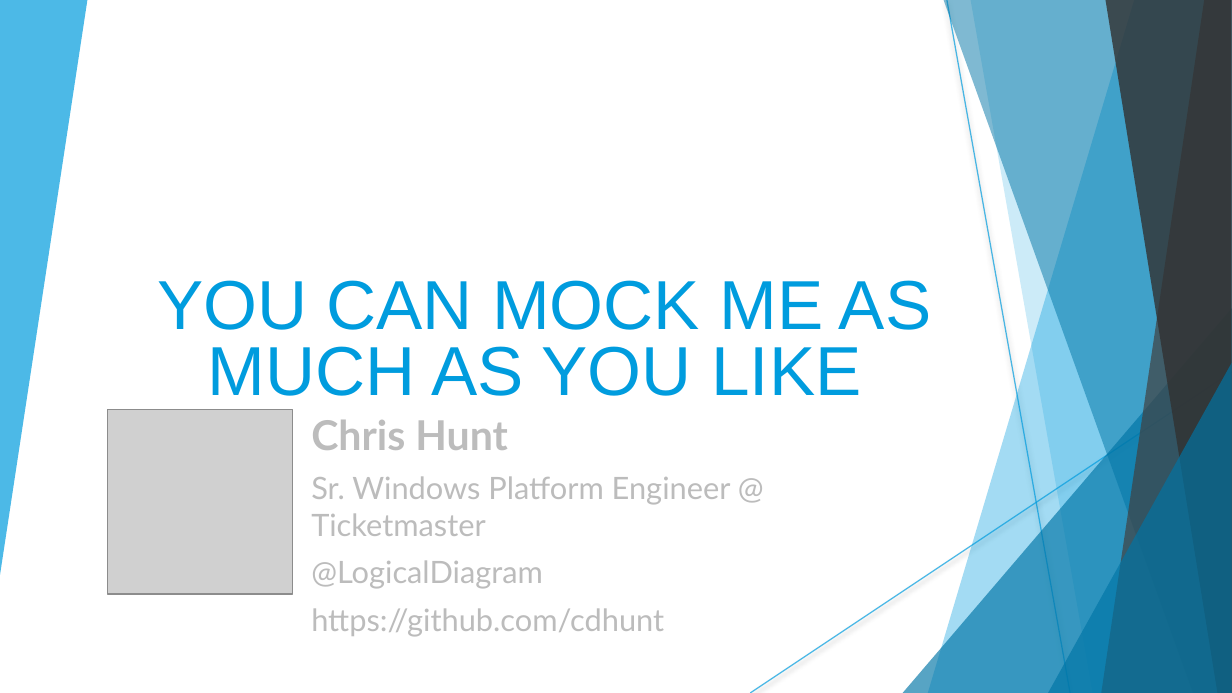
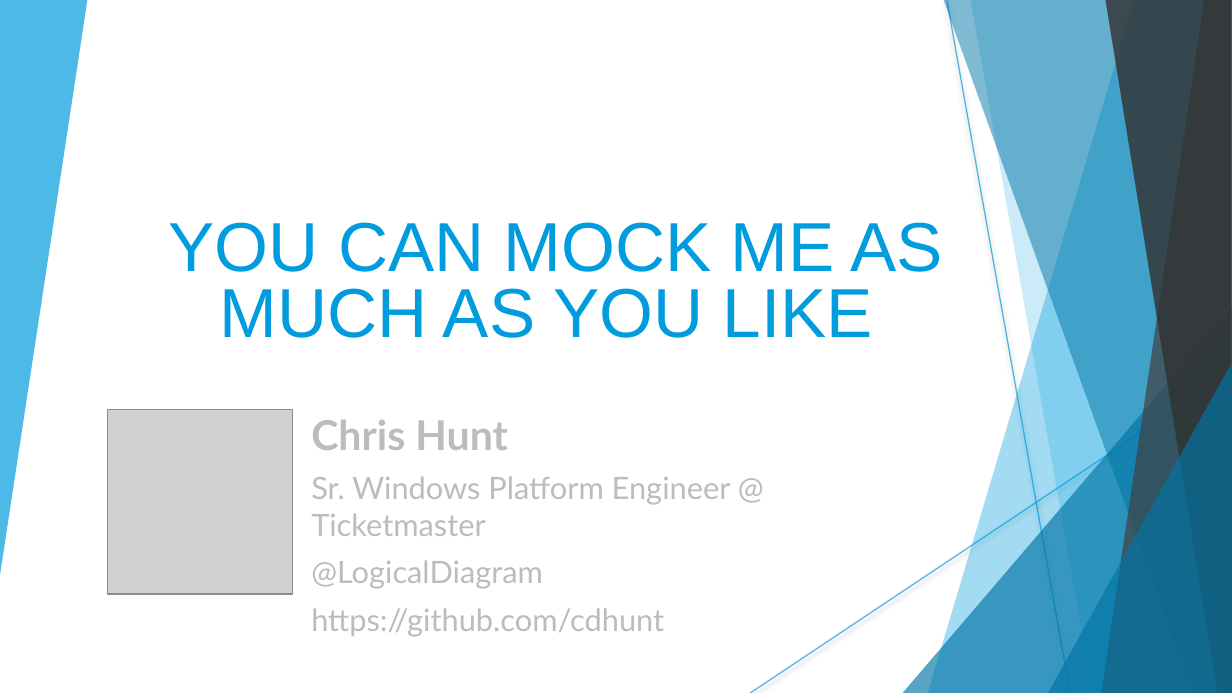
Before and after one commit to cdhunt/pssummit2017-mocking, a slide deck: slide 1 of Summit2017_Mocking.pptx. Drawn at 1232x693 pixels with LibreOffice and Linux fonts; fonts in the diff are those of the drawing; grey boxes stand for pictures; background and template pictures are left out. Boxes give left, top, right and bottom in pixels: in the first picture for what was removed or moved away, otherwise in the second. Text is boxed around its words. In the diff, an @@ line names an element or a change of style, - is before the commit and + after.

Commit message:
Format title text

```diff
--- a/Summit2017_Mocking.pptx
+++ b/Summit2017_Mocking.pptx
@@ title "YOU CAN MOCK ME AS ...": place and size @@
-title "YOU CAN MOCK ME AS ..." at bbox=[157, 280, 931, 396]
+title "YOU CAN MOCK ME AS ..." at bbox=[169, 222, 942, 338]
```
